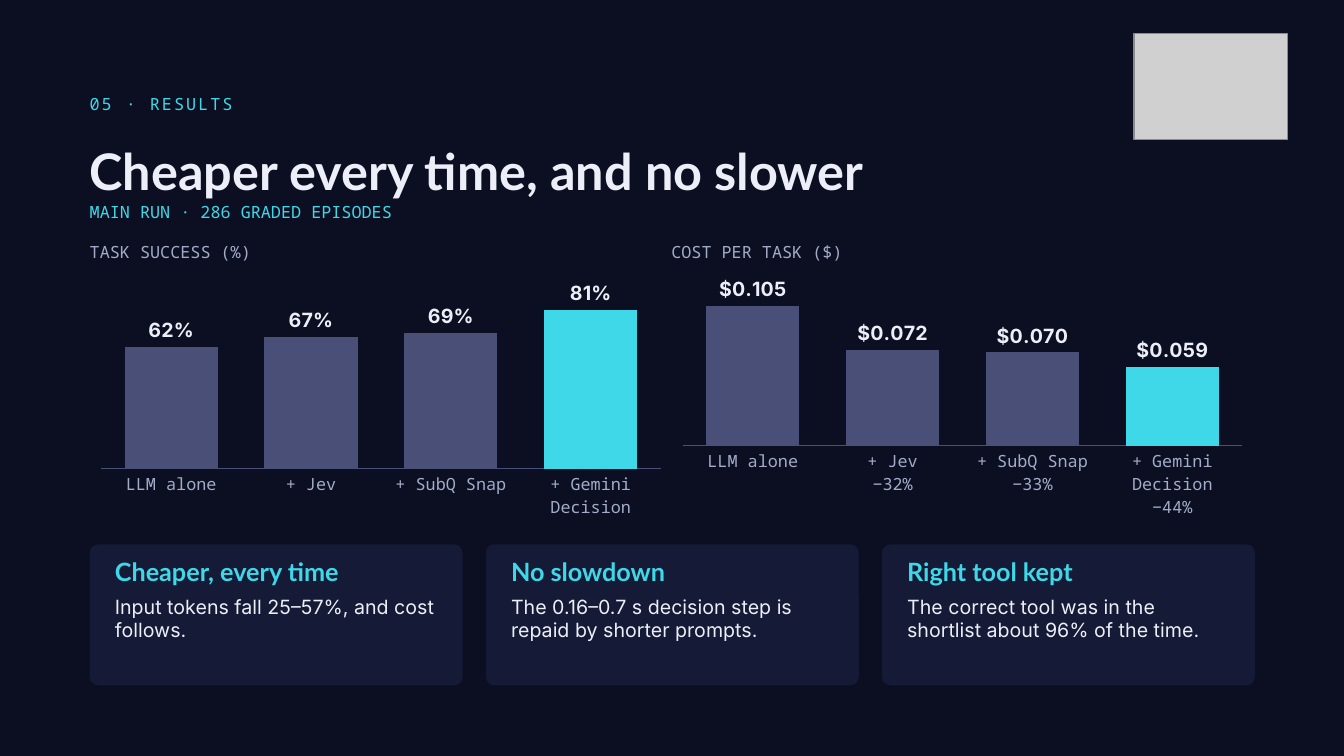
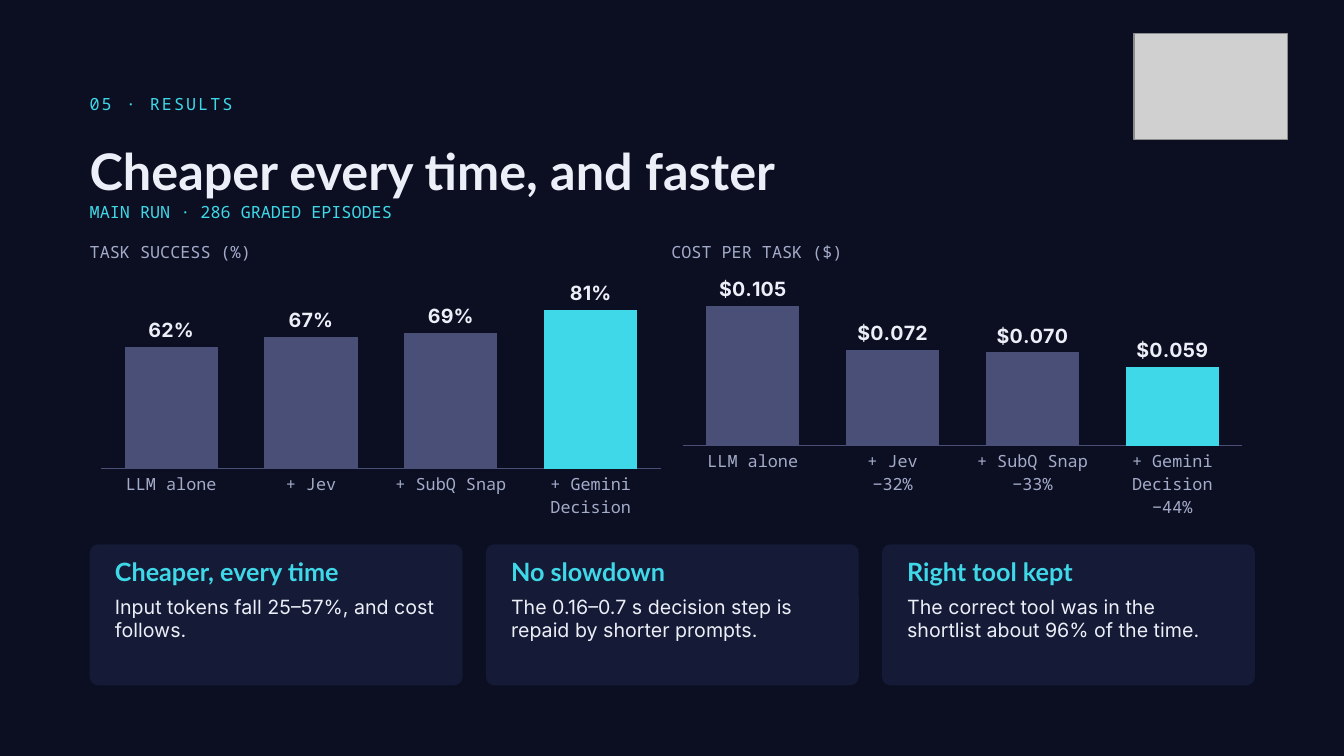
Before and after one commit to BaoTNguyen/jev-test, a slide deck: slide 6 of Jev Decision Benchmark.pptx. Drawn at 1344x756 pixels with LibreOffice and Linux fonts; fonts in the diff are those of the drawing; grey boxes stand for pictures. Boxes give left, top, right and bottom in pixels: in the first picture for what was removed or moved away, otherwise in the second. Text is boxed around its words. In the diff, an @@ line names an element or a change of style, - is before the commit and + after.

```diff
--- a/Jev Decision Benchmark.pptx
+++ b/Jev Decision Benchmark.pptx
@@ title at [90, 152, 775, 199]: text changed @@
-Cheaper every time, and no slower
+Cheaper every time, and faster
```
Also in this commit, not shown: 3 slides removed, 2 other files.
